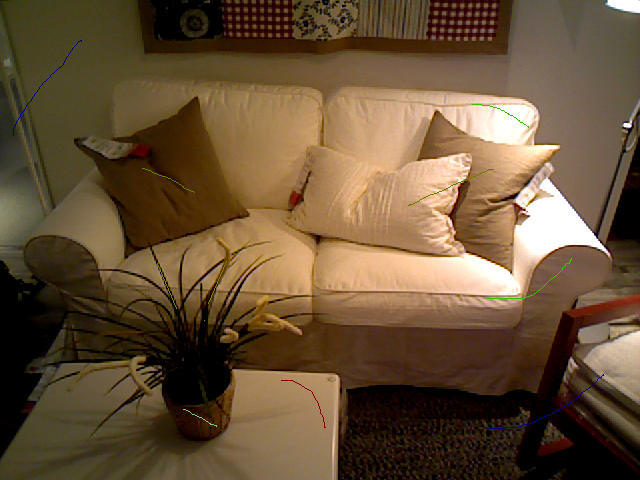
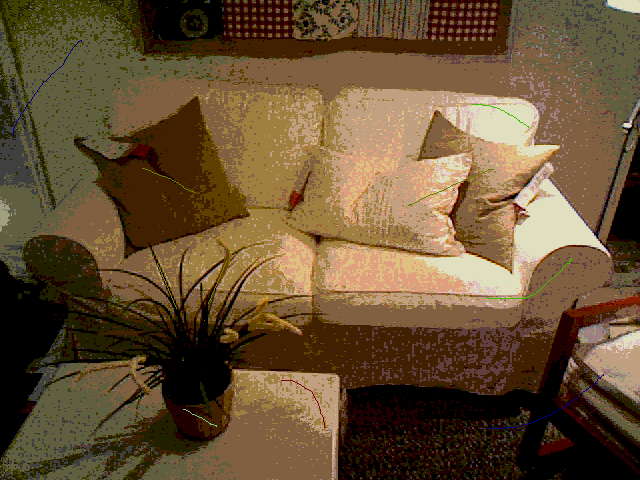
Before/after of a w=640, h=480 layered artwork. What changed in the layer stack:
painted on "101_LivingLow.png" over [0, 0, 640, 480]
